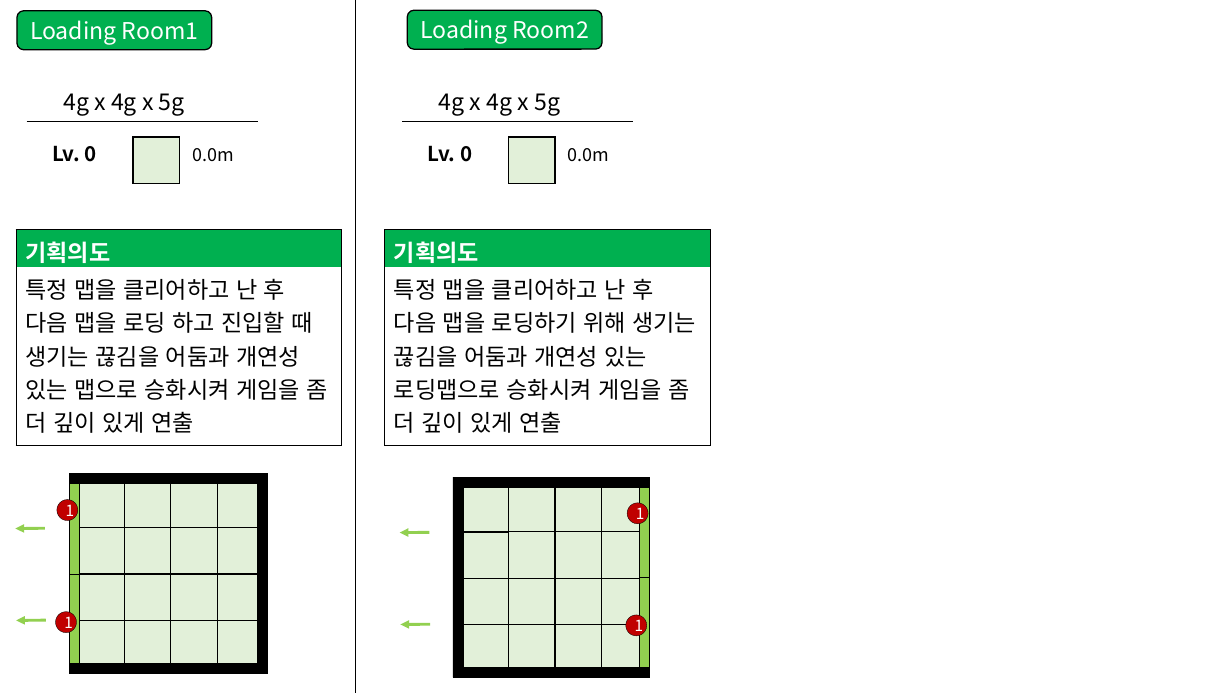
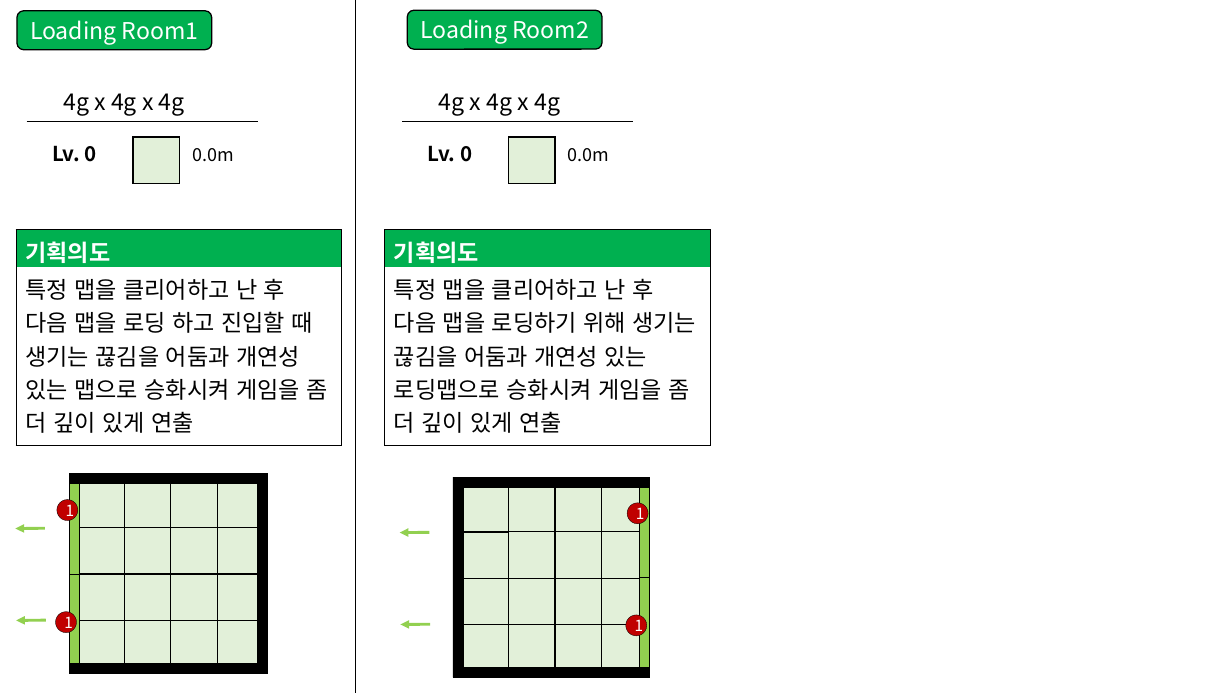
Before and after one commit to GGMGangsterHamster/GangsterHamster, a slide deck: slide 1 of Documents/Aphelios_LevelDesign.pptx. Drawn at 1232x693 pixels with LibreOffice and Linux fonts; fonts in the diff are those of the drawing. Boxes give left, top, right and bottom in pixels: in the first picture for what was removed or moved away, otherwise in the second. Text is boxed around its words. In the diff, an @@ line names an element or a change of style, - is before the commit and + after.

```diff
--- a/Documents/Aphelios_LevelDesign.pptx
+++ b/Documents/Aphelios_LevelDesign.pptx
@@ text at bbox=[63, 93, 185, 115]: text changed @@
-4g x 4g x 5g
+4g x 4g x 4g
@@ text at bbox=[439, 93, 560, 115]: text changed @@
-4g x 4g x 5g
+4g x 4g x 4g
```
Also in this commit, not shown: 2 other files.
